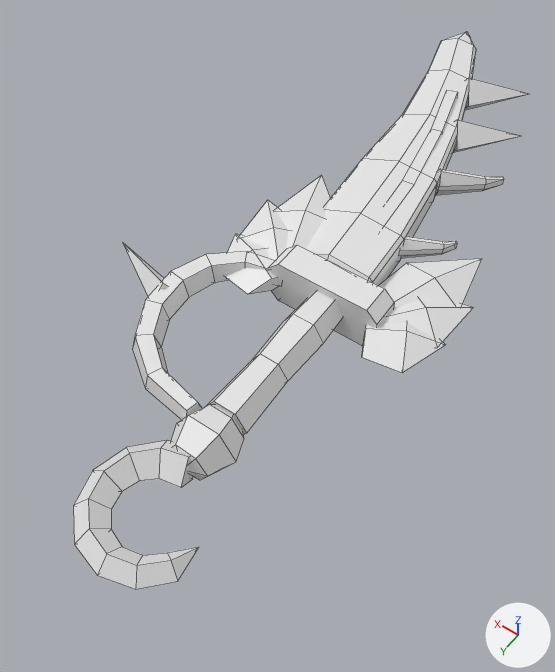
The FBX model roblox/art/weapons/dualblade_ancient.fbx as it was, and as the next commit left it.
Before and after are seen from a 50 mm camera at (-0.9, 1.41, 2.12) aimed at (0.17, -0.09, -0.24). The axes (+X, +Y, +Z) are drawn at lower right. The lights are the same throughout. The older version comes first. Mesh edges are drawn as thin lines. Where no turn or scale is listed for an object, it has been applied to the vertices.

Objects in the first picture: 'Blade', 'Fuller', 'Grip', 'Guard', 'Pommel', 'Runes', 'Wing_L', 'Wing_R'.
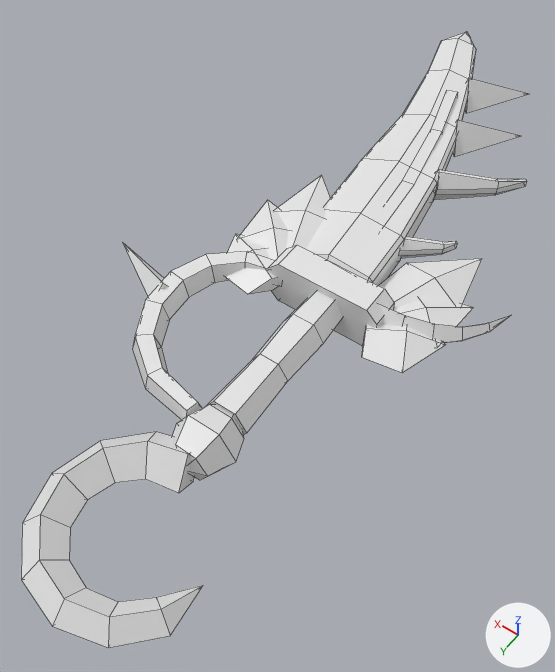
Pixel boxes (x1, y1, x2, y2) of what changed, in the pictures (555 x 672 px; the box of a moved part takes in the faces that stretch with it):
```json
{"object": "Pommel", "change": "reshaped", "before": [73, 404, 244, 589], "after": [21, 404, 244, 647], "on screen": "30% wider, 31% taller"}
{"object": "Guard", "change": "reshaped", "before": [123, 243, 394, 420], "after": [123, 243, 511, 420], "on screen": "43% wider"}
{"object": "Runes", "change": "reshaped", "before": [453, 78, 528, 153], "after": [453, 78, 528, 157]}
{"part": 1, "of": "me_guard_005", "change": "added", "after": [380, 304, 511, 343]}
{"part": 2, "of": "me_pommel_005", "change": "moved or reshaped", "before": [73, 440, 199, 589], "after": [21, 432, 203, 647]}
{"part": 3, "of": "me_runes_001", "change": "moved or reshaped", "before": [453, 120, 520, 153], "after": [453, 120, 520, 157]}
{"part": 4, "of": "me_runes_001", "change": "moved or reshaped", "before": [465, 78, 528, 110], "after": [465, 78, 528, 113]}
```

Scene script edits in JSON lines:
```json
{"block": "me_pommel_005", "where": "# used by ob_pommel; location = (0.0, 0.0, 0.0)"}
{"op": "remove", "block": "me_pommel_005", "code": "me_pommel_005.from_pydata(...)  # 62 vertices, 62 faces; spans x -0.215..0.221, y 0.43..1.052, z -0.104..0.104"}
{"op": "add", "block": "me_pommel_005", "code": "me_pommel_005.from_pydata(...)  # 62 vertices, 62 faces; spans x -0.294..0.316, y 0.43..1.225, z -0.104..0.104"}
{"block": "me_pommel_005", "change": "me_pommel_005 part 2: 37 of 62 vertices moved; they spanned x -0.215..0.221, y 0.572..1.052, z -0.07..0.07 and now span x -0.294..0.316, y 0.555..1.225, z -0.088..0.088; mean shift (0.018, 0.092, 0.0); largest move (-0.02, 1.052, 0.0) -> (-0.02, 1.225, 0.0)"}
{"block": "me_runes_001", "where": "# used by ob_runes; location = (0.0, 0.0, 0.0)"}
{"op": "remove", "block": "me_runes_001", "code": "me_runes_001.from_pydata(...)  # 10 vertices, 10 faces; spans x -0.16..0.235, y -1.77..-1.209, z -0.09..0.09"}
{"op": "add", "block": "me_runes_001", "code": "me_runes_001.from_pydata(...)  # 8 vertices, 8 faces; spans x -0.16..0.228, y -1.77..-1.219, z -0.045..0.09"}
{"block": "me_runes_001", "change": "me_runes_001 part 3: 3 vertices removed from x 0.026..0.134, y -1.353..-1.209, z -0.09..0.0; 2 vertices added at x 0.033..0.127, y -1.343..-1.219, z -0.045"}
{"block": "me_runes_001", "change": "me_runes_001 part 4: 3 vertices removed from x 0.127..0.235, y -1.662..-1.518, z -0.09..0.0; 2 vertices added at x 0.134..0.228, y -1.653..-1.528, z -0.045"}
{"block": "me_guard_005", "where": "# used by ob_guard; location = (0.0, 0.0, 0.0)"}
{"op": "remove", "block": "me_guard_005", "code": "me_guard_005.from_pydata(...)  # 61 vertices, 52 faces; spans x -0.21..0.815, y -0.26..0.518, z -0.1..0.1"}
{"op": "add", "block": "me_guard_005", "code": "me_guard_005.from_pydata(...)  # 82 vertices, 73 faces; spans x -0.56..0.815, y -0.5..0.518, z -0.1..0.1"}
{"block": "me_guard_005", "change": "me_guard_005 part 1: a new loose piece of 21 vertices spanning x -0.56..-0.15, y -0.5..-0.14, z -0.087..0.087, in mat_dualblade_ancient_guard (white #e7e7e7)"}
```
